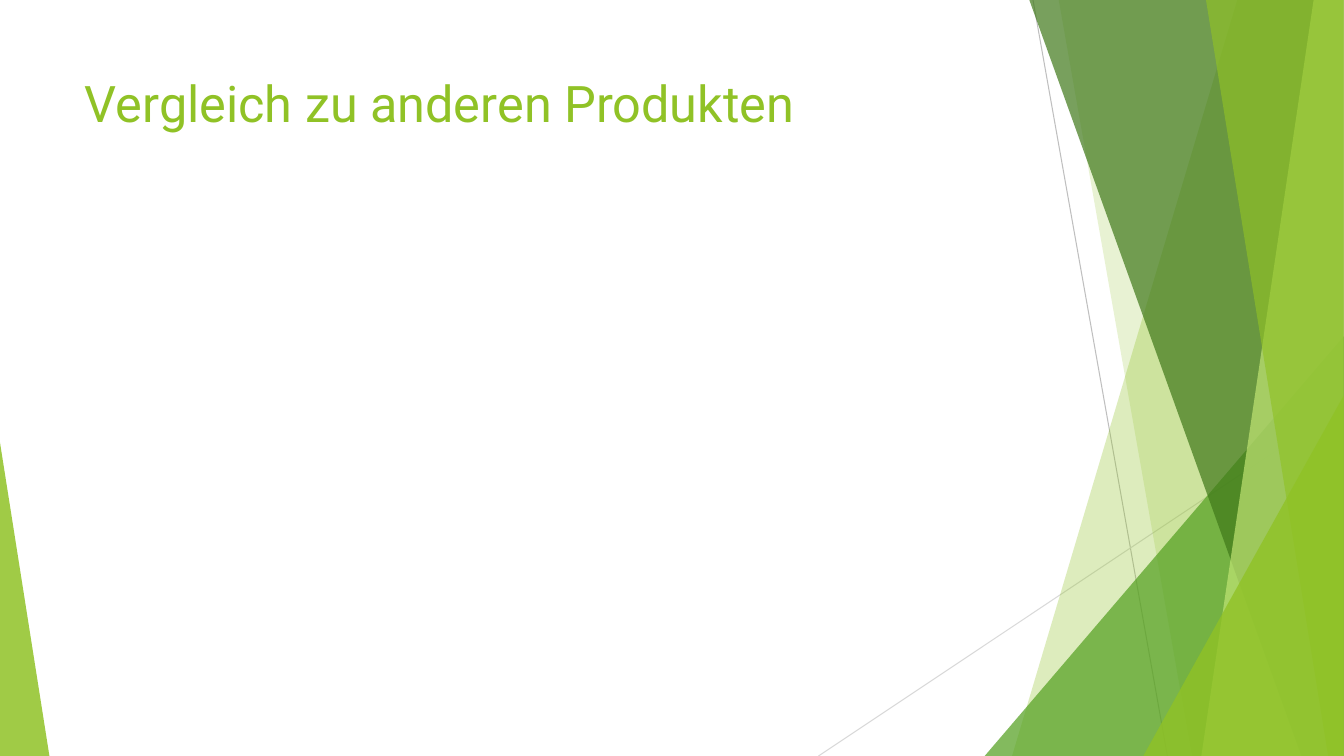
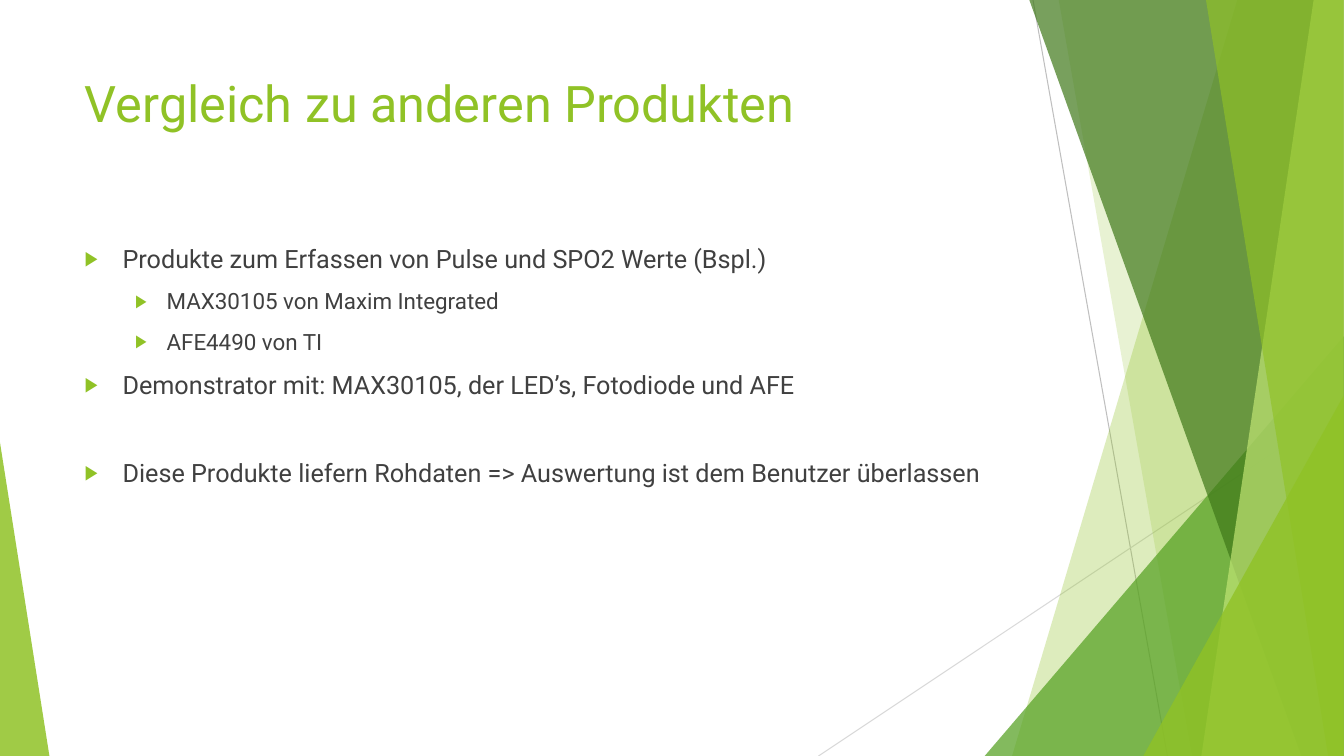
Before and after one commit to gheimsch/Pulse_oximetry, a slide deck: slide 15 of Bericht/Oxymeter.pptx (slide 14 before the commit). Drawn at 1344x756 pixels with LibreOffice and Linux fonts; fonts in the diff are those of the drawing. Boxes give left, top, right and bottom in pixels: in the first picture for what was removed or moved away, otherwise in the second. Text is boxed around its words. In the diff, an @@ line names an element or a change of style, - is before the commit and + after.

```diff
--- a/Bericht/Oxymeter.pptx
+++ b/Bericht/Oxymeter.pptx
@@ text added at [123, 248, 980, 488], 18 pt, text #404040 @@
+▶ Produkte zum Erfassen von Pulse und SPO2 Werte (Bspl.)
+  ▶ MAX30105 von Maxim Integrated
+  ▶ AFE4490 von TI
+▶ Demonstrator mit: MAX30105, der LED’s, Fotodiode und AFE
+▶ Diese Produkte liefern Rohdaten => Auswertung ist dem Benutzer überlassen
```
Also in this commit, not shown: 5 other slides changed, 2 slides added, 1 slide removed, 1 other file.
